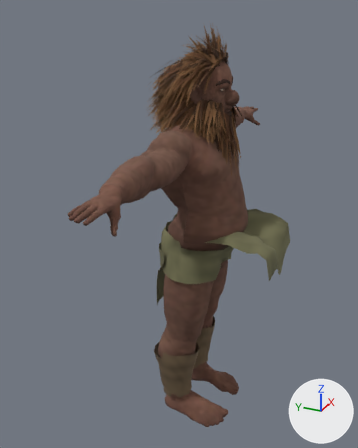
An edit to the glTF model src/three/models/giant.glb, drawn before and after from the same camera.
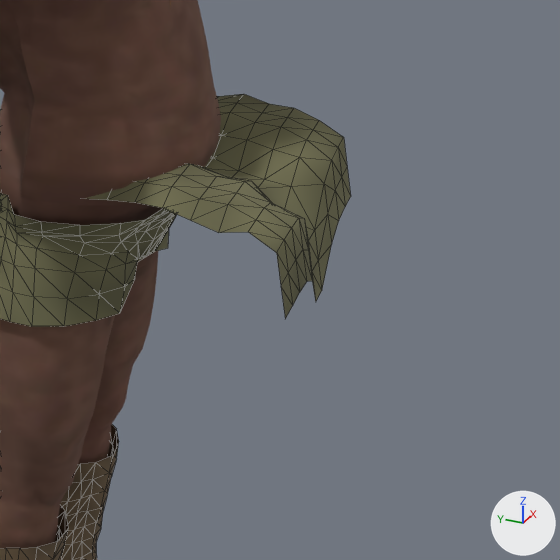
The first picture shows the older version from a 50 mm lens placed at (-2.034, -0.786, 2.058), pointed at (-0.036, 0.113, 1.059). The close-ups show the older and then the newer version on the part from 49% to 100% of the width and 40% to 80% of the height of that picture. Only the edits that show in the close-ups are written down. Arrows for +X, +Y and +Z are at lower right; the lights stay in place. The close-ups show mesh edges as thin lines. Vertices at exactly the same position are counted once.

The older version as bpy lines, for what is in view:
```python
me_giant_apron = bpy.data.meshes.new('giant-apron')
me_giant_apron.from_pydata(...)  # 110 vertices, 180 faces; spans x -0.203..0.197, y -0.385..-0.077, z 0.869..1.104
me_giant_apron.materials.append(mat_painted)
me_giant_hide = bpy.data.meshes.new('giant-hide')
me_giant_hide.from_pydata(...)  # 323 vertices, 574 faces; spans x -0.227..0.228, y -0.206..0.186, z 0.844..1.062
me_giant_hide.materials.append(mat_painted)
me_sphere_005_retopology_004 = bpy.data.meshes.new('Sphere.005_Retopology.004')
me_sphere_005_retopology_004.from_pydata(...)  # 6285 vertices, 12566 faces; spans x -0.93..0.93, y -0.21..0.19, z -0.01..1.84
me_sphere_005_retopology_004.materials.append(mat_mi_superhero_male)  # picture img_t_superhero_male_dark
ob_giant_apron = bpy.data.objects.new('giant-apron', me_giant_apron)
ob_giant_apron.location = (0.0, 0.0, 0.0)
ob_giant_hide = bpy.data.objects.new('giant-hide', me_giant_hide)
ob_giant_hide.location = (0.0, 0.0, 0.0)
ob_superhero_male = bpy.data.objects.new('SuperHero_Male', me_sphere_005_retopology_004)
ob_superhero_male.location = (0.0, 0.0, 0.0)
# also in view: 'giant-wraps' at (-0.001, 0.083, 0.265)
```
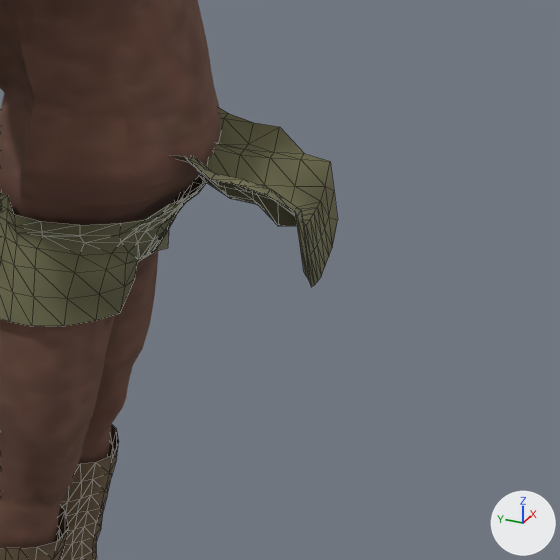
What changed in the scene script:
```text
Change me_giant_apron:
    used by ob_giant_apron; location = (0.0, 0.0, 0.0)
    remove me_giant_apron.from_pydata(...)  # 110 vertices, 180 faces; spans x -0.203..0.197, y -0.385..-0.077, z 0.869..1.104
    add me_giant_apron.from_pydata(...)  # 110 vertices, 180 faces; spans x -0.113..0.107, y -0.385..-0.077, z 0.903..1.125
    me_giant_apron part 1: 110 of 110 vertices moved; they spanned x -0.203..0.197, y -0.385..-0.077, z 0.869..1.104 and now span x -0.113..0.107, y -0.385..-0.077, z 0.903..1.125; mean shift (0.0, 0.0, -0.003)
```

Where the change shows, as pixel boxes (x1, y1, x2, y2) in the close-ups (560 x 560 px):
'giant-apron', reshaped: before (84, 94, 351, 319); after (172, 108, 338, 287)
